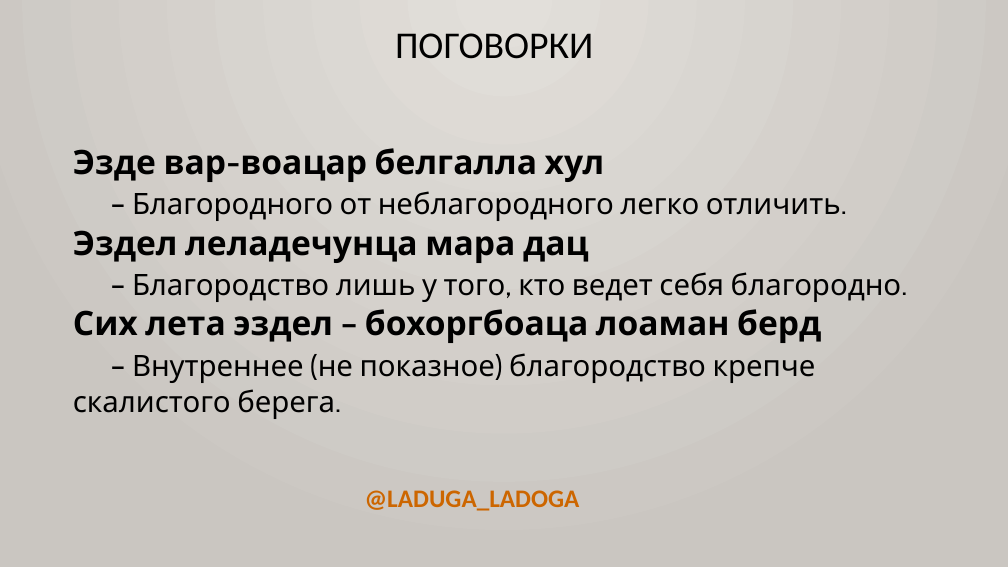
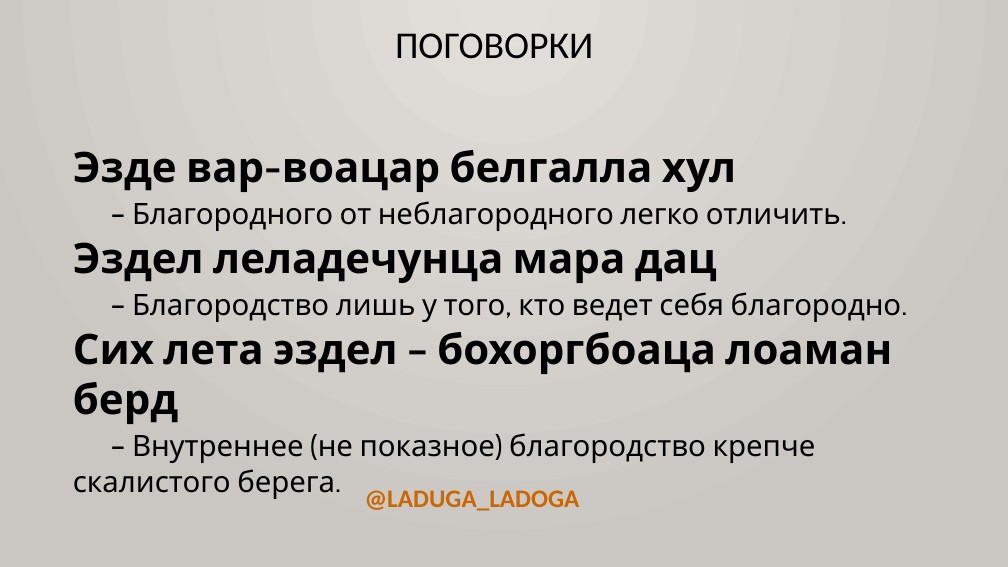
Before and after one commit to bumbari/dahkilgov, a slide deck: slide 9 of p/pptx/p_001.pptx. Drawn at 1008x567 pixels with LibreOffice and Linux fonts; fonts in the diff are those of the drawing. Boxes give left, top, right and bottom in pixels: in the first picture for what was removed or moved away, otherwise in the second. Text is boxed around its words. In the diff, an @@ line names an element or a change of style, - is before the commit and + after.

```diff
--- a/p/pptx/p_001.pptx
+++ b/p/pptx/p_001.pptx
@@ text "Эзде вар-воацар белгалла хул – ..." at bbox=[73, 150, 902, 499]: size 32 to 40 pt in "Эзде вар-воацар белгалла хул", "Эздел леладечунца мара дац", "Сих лета эздел – бохоргбоаца лоаман берд" @@
```
Also in this commit, not shown: 1 other slide changed.
